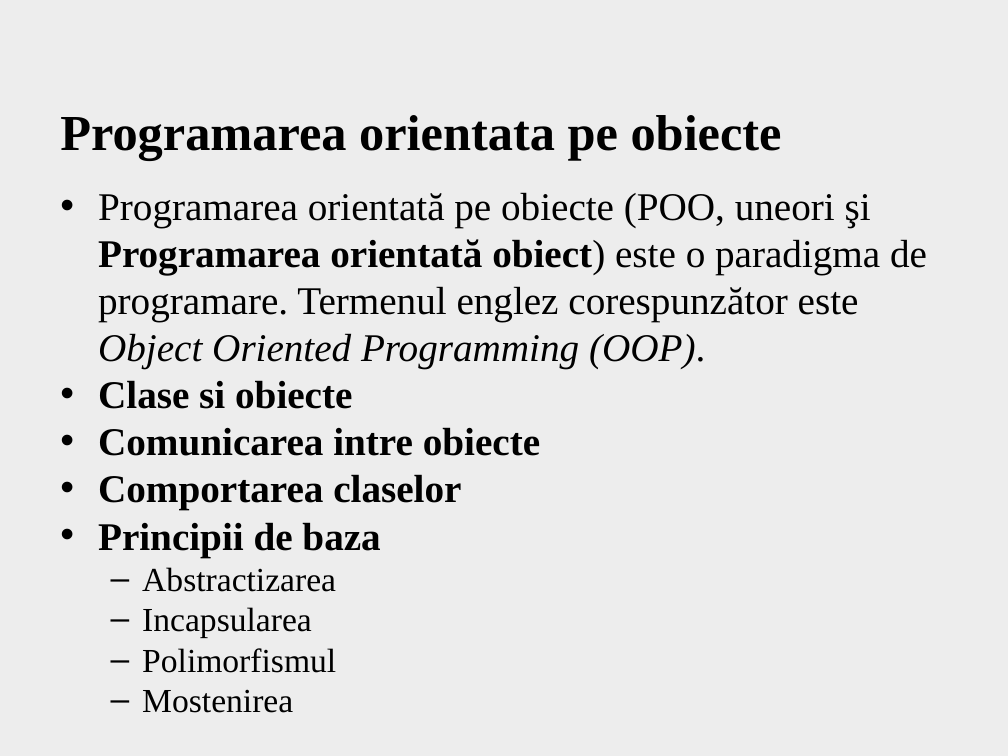
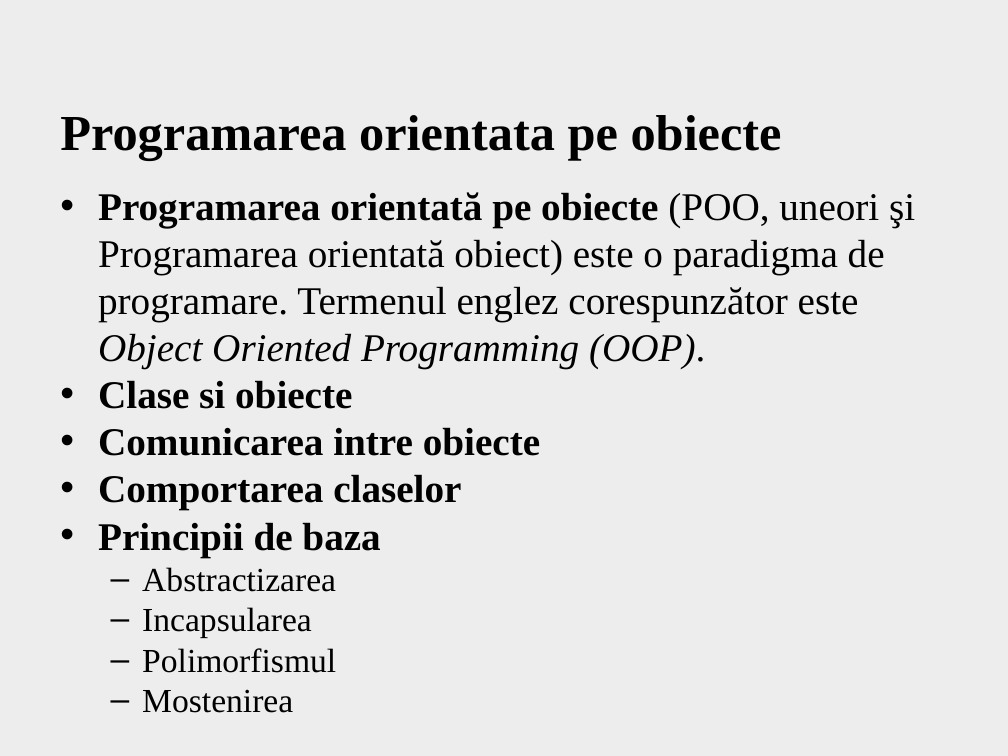
Before and after one commit to A1ex/Speedometer, a slide deck: slide 6 of Office documents/Prezentare Completa.pptx. Drawn at 1008x756 pixels with LibreOffice and Linux fonts; fonts in the diff are those of the drawing; background and template pictures are left out. Boxes give left, top, right and bottom in pixels: in the first picture for what was removed or moved away, otherwise in the second. Text is boxed around its words. In the diff, an @@ line names an element or a change of style, - is before the commit and + after.

```diff
--- a/Office documents/Prezentare Completa.pptx
+++ b/Office documents/Prezentare Completa.pptx
@@ text at [98, 192, 915, 369]: bold on in "Programarea orientată pe obiecte"; bold off in "Programarea orientată obiect)" @@
```
Also in this commit, not shown: 9 other slides changed, 5 slides added, 6 slides removed, 2 other files.
